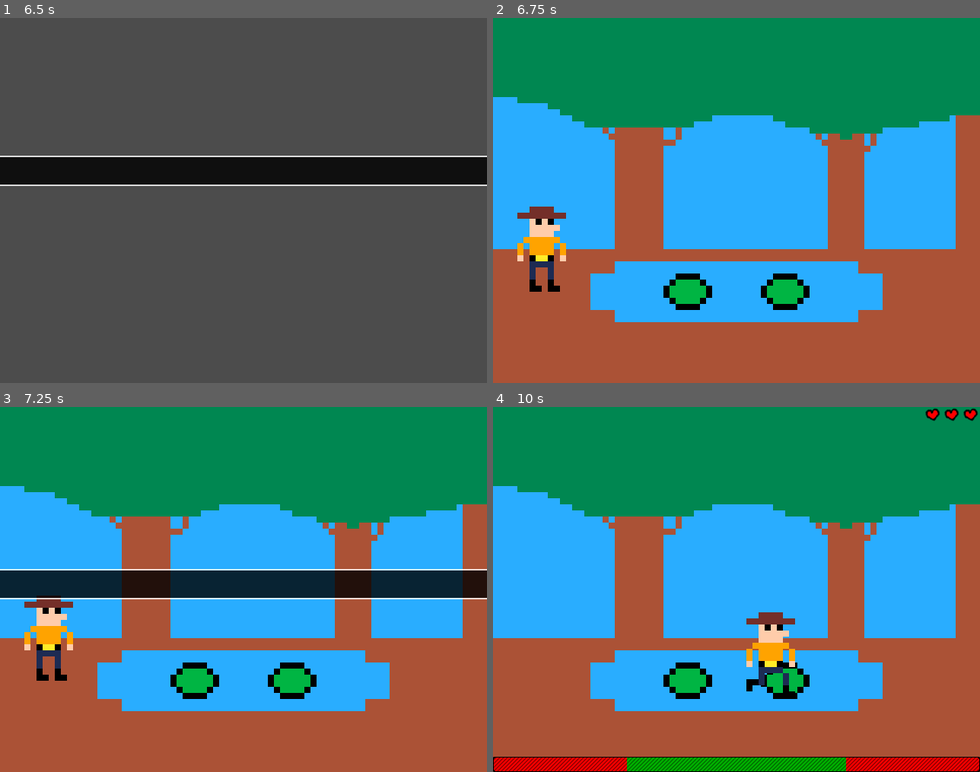
Above: before the commit, frames 1-4 (two rows, left to right).
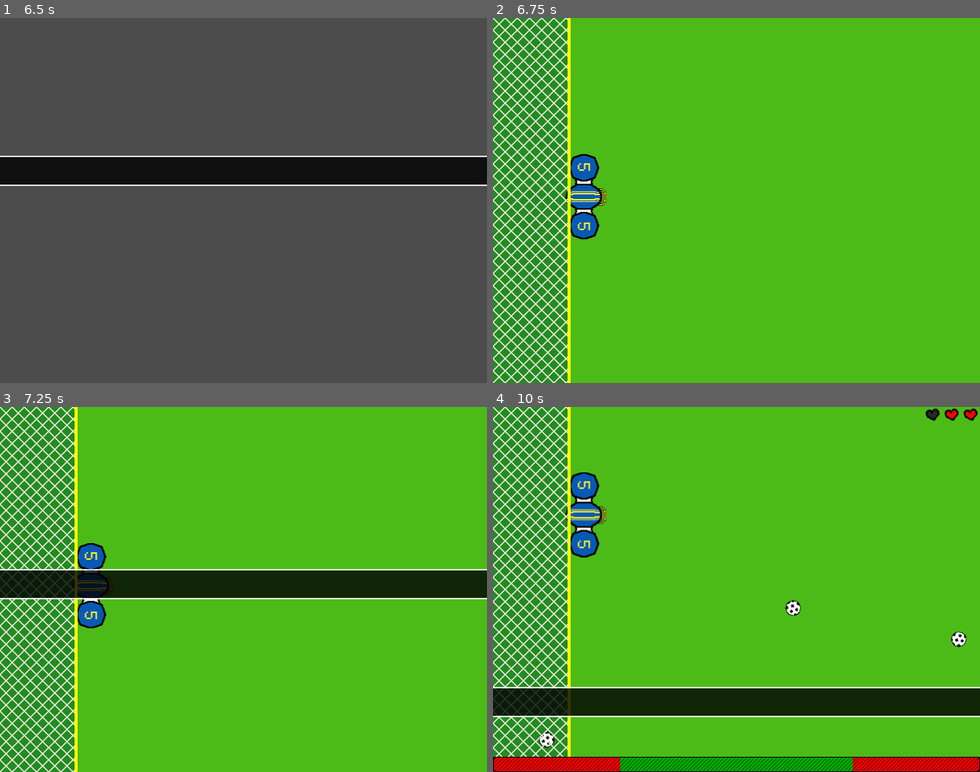
Above: after the commit, the same moments.

Repository: swashdev/minigame-madness
Game: Godot game, scene res://master/scenes/master.tscn
Same seed, same stepped clock (60 frames per second), same inputs: the game is played once before the commit and once after it.
Inputs (mouse positions are in pixels of both pictures, inside the frame that each line leads up to):
- Up to frame 1 (6.5 s): click "New Game" at 0.5 s; tap Enter at 1.25, 2.75, 5 s; move the mouse to (350, 182) at 1.27 s; hold Space (action) 1.28-2.03 s; hold Right (move_right) 1.28-2.78 s; tap Up (move_up) at 1.52, 2.27, 3.77, 4.52, 5.27 s; move the mouse to (146, 218) at 2.02 s; tap A (secret_a) at 2.1, 4.35 s; move the mouse to (292, 120) at 2.77 s; hold Left (move_left) 2.78-3.53 s; tap B (secret_b) at 2.85, 5.1 s; move the mouse to (219, 273) at 3.52 s; hold Right (move_right) 3.53-5.03 s; tap Space (action) at 3.6, 4.25 s; move the mouse to (389, 255) at 4.27 s; move the mouse to (97, 145) at 5.02 s; hold Left (move_left) 5.03-5.78 s; move the mouse to (267, 200) at 5.77 s; hold Right (move_right) from 5.78 s (still down); hold Space (action) from 5.78 s (still down)
- Up to frame 2 (6.75 s): move the mouse to (663, 109) at 6.52 s; release Right (move_right) at 6.53 s; release Space (action) at 6.53 s; hold Left (move_left) from 6.53 s (still down); tap A (secret_a) at 6.6 s
- Up to frame 3 (7.25 s): keep holding Left (move_left); tap Up (move_up) at 6.77 s
- Up to frame 4 (10 s): move the mouse to (843, 571) at 7.27 s; tap B (secret_b) at 7.35, 9.6 s; tap Up (move_up) at 7.52, 8.27, 9.77 s; move the mouse to (639, 607) at 8.02 s; release Left (move_left) at 8.03 s; hold Right (move_right) from 8.03 s (still down); tap Space (action) at 8.1 s; move the mouse to (785, 509) at 8.77 s; tap A (secret_a) at 8.85 s; move the mouse to (712, 662) at 9.52 s

Frame 1 is identical in both runs. In frame 2, 100% of the frame differs, in the area x 0-100%, y 0-100%; in frame 3, 98%; in frame 4, 96%.

Commit message:
[MASTER] Add "Jump!" to the minigame list.

Diff:
--- a/master/scripts/minigame_canvas.gd
+++ b/master/scripts/minigame_canvas.gd
@@ -24,6 +24,7 @@
 	"res://mini/pitfall/pitfall_minigame.tscn",
 	"res://mini/dance/scenes/dance_minigame.tscn",
 	"res://mini/goalie/goalie_minigame.tscn",
+	"res://mini/jump/jump_minigame.tscn",
 	# Comma on last element intentional for efficient diff files.
 ])
 
